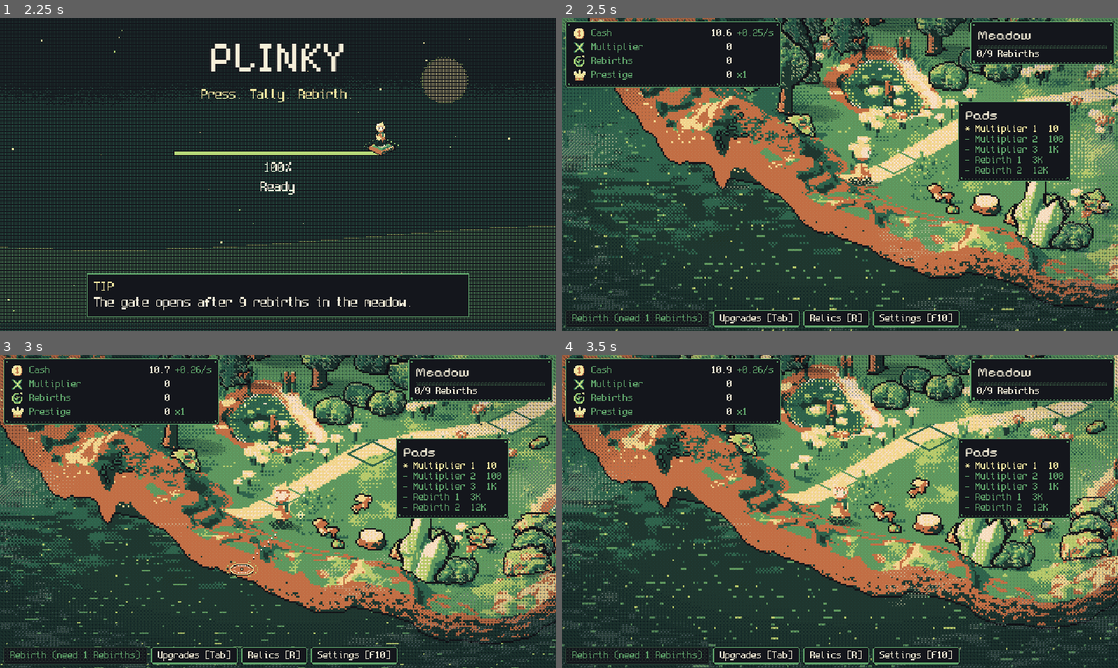
Above: before the commit, frames 1-4 (two rows, left to right).
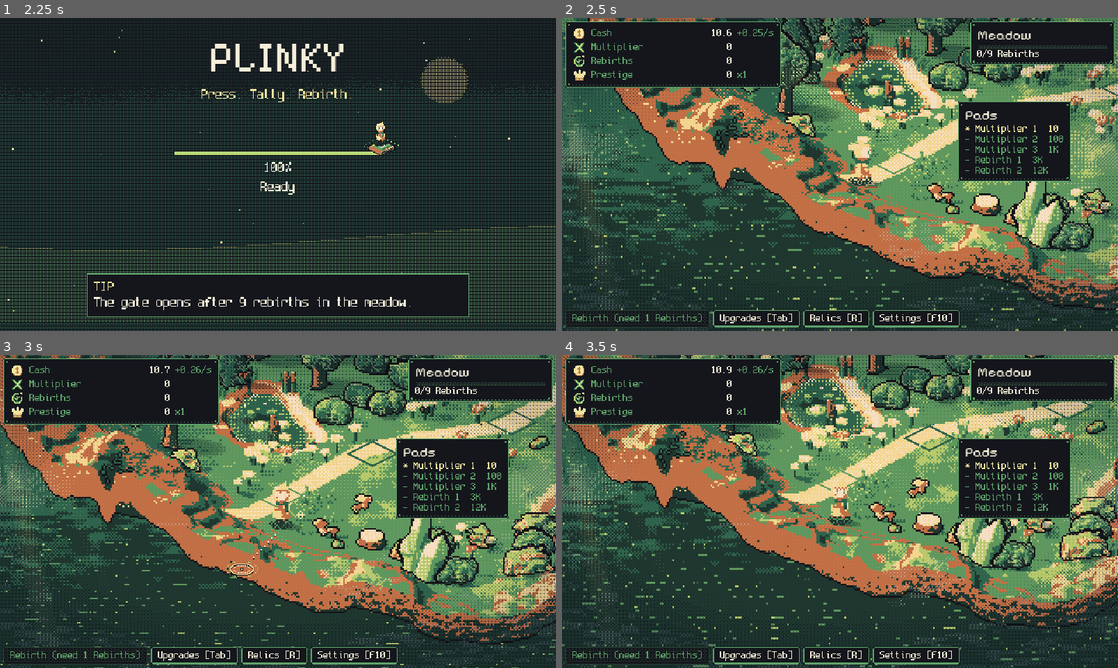
Above: after the commit, the same moments.

Repository: FreezingShock/Plinky
Game: Godot game, scene res://boot/boot.tscn
Same seed, same stepped clock (60 frames per second), same inputs: the game is played once before the commit and once after it.
Inputs (mouse positions are in pixels of both pictures, inside the frame that each line leads up to):
- Up to frame 1 (2.25 s): tap Enter (ui_accept) at 0.5, 0.77, 1.07 s; move the mouse to (400, 158) at 0.52 s; hold D 0.53-1.25 s; tap Space at 0.6 s; click (400, 158) at 0.67 s; drag from (166, 190) to (250, 237) at 1.27 s; move the mouse to (333, 105) at 2.02 s; hold D from 2.03 s (still down); tap 2 at 2.1 s; click (333, 105) at 2.17 s
- Up to frame 2 (2.5 s): keep holding D
- Up to frame 3 (3 s): release D at 2.75 s; drag from (250, 574) to (111, 464) at 2.77 s
- Up to frame 4 (3.5 s): no input

Frame 1 is identical in both runs. In frame 2, 1.4% of the frame differs, in the area x 0-100%, y 0-100%; in frame 3, 1.3%; in frame 4, 1.2%.

Commit message:
Tune rays and mist, add light_shots tool, log decisions

Diff:
--- a/content/config/sky.tres
+++ b/content/config/sky.tres
@@ -55,5 +55,5 @@
 vignette_strength = 0.35
 haze_strength = 0.6
 mist_strength = 0.5
-ray_strength = 0.5
+ray_strength = 0.85
 mist_drift_seconds = 90.0
--- a/core/sky_model.gd
+++ b/core/sky_model.gd
@@ -85,26 +85,26 @@
 	return lerpf(day, moon, smoothstep(0.0, 0.2, moon_up))
 
 
-## Shadow darkness 0..1: fades out near the horizon crossing and under rain, a little survives by night.
-func shadow_strength(t: float, moon: float) -> float:
+## Shadow darkness 0..1 (`rain01` is rain intensity 0..1): fades out near the horizon crossing and under rain, a little survives by night.
+func shadow_strength(t: float, moon: float, rain01: float = 0.0) -> float:
 	var s: float = sun_of(phase(t))
-	var sun_part: float = smoothstep(0.0, 0.18, s) * (1.0 - 0.8 * rain(t) / maxf(rain_max, 0.001))
+	var sun_part: float = smoothstep(0.0, 0.18, s) * (1.0 - 0.8 * clampf(rain01, 0.0, 1.0))
 	var moon_part: float = moon * smoothstep(0.1, 0.5, -s)
 	return maxf(sun_part, moon_part)
 
 
 ## God ray strength 0..1: only while the sun is low, and not in rain.
-func rays(t: float) -> float:
-	return low_sun(t) * (1.0 - clampf(rain(t) / maxf(rain_max, 0.001), 0.0, 1.0))
+func rays(t: float, rain01: float = 0.0) -> float:
+	return low_sun(t) * (1.0 - clampf(rain01, 0.0, 1.0))
 
 
 ## Ground mist 0..1: thickest at dawn, thinner through the day, back up after dusk, and extra after rain.
-func mist(t: float) -> float:
+func mist(t: float, rain01: float = 0.0) -> float:
 	var s: float = sun_of(phase(t))
 	var dawn_part: float = exp(-pow((phase(t) - 0.27) / 0.07, 2.0))
 	var dusk_part: float = 0.55 * exp(-pow((phase(t) - 0.74) / 0.07, 2.0))
 	var night_part: float = 0.35 * smoothstep(0.0, -0.8, s)
-	var wet: float = 0.5 * clampf(rain(t) / maxf(rain_max, 0.001), 0.0, 1.0)
+	var wet: float = 0.5 * clampf(rain01, 0.0, 1.0)
 	return clampf(0.18 + dawn_part * 0.7 + dusk_part + night_part + wet, 0.0, 1.0)
 
 
--- a/render/shaders/god_rays.gdshader
+++ b/render/shaders/god_rays.gdshader
@@ -8,7 +8,7 @@
 uniform vec3 ray_col : source_color = vec3(1.0, 0.82, 0.55);
 uniform float amount = 0.0;                // 0..1, already scaled by time of day and weather
 uniform float sway = 0.0;                  // slow stepped phase, 0 when motion is reduced
-uniform float reach = 620.0;
+uniform float reach = 860.0;
 
 const int BAYER[16] = int[16](0, 8, 2, 10, 12, 4, 14, 6, 3, 11, 1, 9, 15, 7, 13, 5);
 varying vec2 wpos;
@@ -26,13 +26,13 @@
 	ivec2 t = ivec2(floor(wpos));
 	vec2 v = vec2(t) + 0.5 - sun;
 	float ang = atan(v.x, v.y);
-	float shaft = 0.5 + 0.5 * sin(ang * 23.0 + 1.3 + sway * 0.6);
+	float shaft = 0.5 + 0.5 * sin(ang * 31.0 + 1.3 + sway * 0.6);
 	shaft *= 0.55 + 0.45 * sin(ang * 9.0 - 0.7 + sway * 0.35);
 	shaft = pow(shaft, 1.6);
 	float fall = 1.0 - smoothstep(reach * 0.25, reach, length(v));
 	float inten = shaft * fall * amount;
-	if (inten > bayer4(t) * 0.8 + 0.12) {
-		COLOR = vec4(ray_col * 0.30, 1.0);
+	if (inten > bayer4(t) * 0.55 + 0.06) {
+		COLOR = vec4(ray_col * ray_col * 0.26, 1.0);   // squared: keeps the colour warm instead of washing to grey
 	} else {
 		COLOR = vec4(0.0);
 	}
--- a/render/shaders/sky_haze.gdshader
+++ b/render/shaders/sky_haze.gdshader
@@ -67,8 +67,12 @@
 		}
 	}
 	float m = mist * max(water * below * sea, on_pond * 0.8) * smoothstep(0.38, 0.8, n);
-	dens = max(dens, m * 0.75);
-	if (thr < dens) {
+	// mist is the cool, pale part: the haze colour pulled toward grey so a sunset does not paint the water orange
+	vec3 mist_col = mix(vec3(dot(haze_col, vec3(0.299, 0.587, 0.114))), haze_col, 0.3);
+	float mist_d = m * 0.7;
+	if (thr < mist_d && mist_d >= dens) {
+		COLOR = vec4(mist_col, 0.5);
+	} else if (thr < dens) {
 		COLOR = vec4(haze_col, 0.62);   // one fixed step toward the haze colour; the dither does the fade
 	} else {
 		COLOR = vec4(0.0);
--- a/tools/light_shots.gd
+++ b/tools/light_shots.gd
@@ -1,7 +1,7 @@
 extends SceneTree
 ## Lighting review shots of the real game view into shots/: a full 640x360 meadow at zoom 1 with the HUD hidden, at
 ## dawn, noon, golden hour, dusk, midnight, and dawn and dusk in rain. Needs a renderer (xvfb + lavapipe works).
-## Run: godot --path . --script tools/light_shots.gd -- [prefix]
+## Run: godot --path . --script tools/light_shots.gd -- [prefix] [zoom 1..4] [hud 0|1]
 ## Write PNGs to shots/<prefix>_<name>.png
 
 const SHOTS: Array = [
@@ -16,15 +16,17 @@
 func _run() -> void:
 	var args: PackedStringArray = OS.get_cmdline_user_args()
 	var prefix: String = args[0] if args.size() > 0 else "light"
+	var zoom: int = int(args[1]) if args.size() > 1 else 1
+	var show_hud: bool = args.size() > 2 and args[2] == "1"
 	DirAccess.make_dir_recursive_absolute(ProjectSettings.globalize_path("res://shots"))
 	var main: Control = (load("res://main.tscn") as PackedScene).instantiate()
 	root.add_child(main)
 	main.set_anchors_and_offsets_preset(Control.PRESET_FULL_RECT)
 	for i in 40:
 		await process_frame
-	main.camera.zoom_level = 1
+	main.camera.zoom_level = zoom
 	main.camera.auto_return = true
-	main.hud.visible = false
+	main.hud.visible = show_hud
 	for shot: Array in SHOTS:
 		SkyCycle.debug_phase = float(shot[1])
 		SkyCycle.debug_rain = float(shot[2])
--- a/world/sky_cycle.gd
+++ b/world/sky_cycle.gd
@@ -205,7 +205,7 @@
 	# cast shadows
 	if shadows != null:
 		var len: float = model.shadow_length(mt, _config.shadow_len_noon, _config.shadow_len_low, _config.shadow_len_moon)
-		shadows.set_sun(az, len, model.shadow_strength(mt, _config.shadow_moon),
+		shadows.set_sun(az, len, model.shadow_strength(mt, _config.shadow_moon, rain01),
 				{"foot": _config.shadow_density_foot, "tip": _config.shadow_density_tip})
 	# rim light on props: whole-texel direction toward the light, warm when the sun is low, cool under the moon
 	var low: float = model.low_sun(mt)
@@ -221,14 +221,14 @@
 	# haze over the mountains, mist over the water
 	var haze_col: Color = _config.haze_color.sample(ramp) if _config.haze_color != null else Color(0.62, 0.82, 0.7)
 	_haze_mat.set_shader_parameter("haze_col", haze_col)
-	_haze_mat.set_shader_parameter("haze", _config.haze_strength * (0.55 + 0.45 * model.mist(mt)))
-	_haze_mat.set_shader_parameter("mist", _config.mist_strength * model.mist(mt))
+	_haze_mat.set_shader_parameter("haze", _config.haze_strength * (0.55 + 0.45 * model.mist(mt, rain01)))
+	_haze_mat.set_shader_parameter("mist", _config.mist_strength * model.mist(mt, rain01))
 	var drift: float = 0.0 if calm else floorf(mt / maxf(_config.mist_drift_seconds, 1.0) * 860.0)
 	_haze_mat.set_shader_parameter("drift", drift)
 	# god rays: sun point sits above the frame on the side the sun is on
-	var ray_amt: float = _config.ray_strength * model.rays(mt)
+	var ray_amt: float = _config.ray_strength * model.rays(mt, rain01)
 	_rays_mat.set_shader_parameter("amount", ray_amt)
-	_rays_mat.set_shader_parameter("sun", Vector2(320.0 + az * 460.0, -150.0))
+	_rays_mat.set_shader_parameter("sun", Vector2(320.0 + az * 400.0, -120.0))
 	_rays_mat.set_shader_parameter("ray_col", rim_col)
 	_rays_mat.set_shader_parameter("sway", 0.0 if steady else floorf(mt * 0.5) * 0.25)
 	# vignette
Not shown, changed: docs/decisions.md
